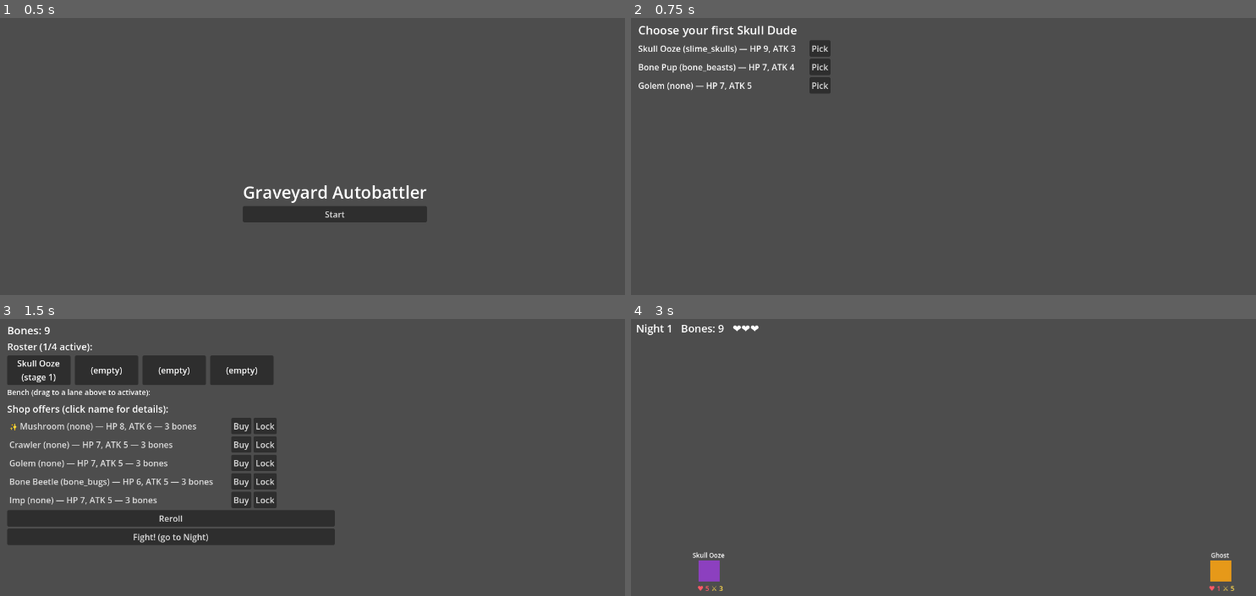
Above: before the commit, frames 1-4 (two rows, left to right).
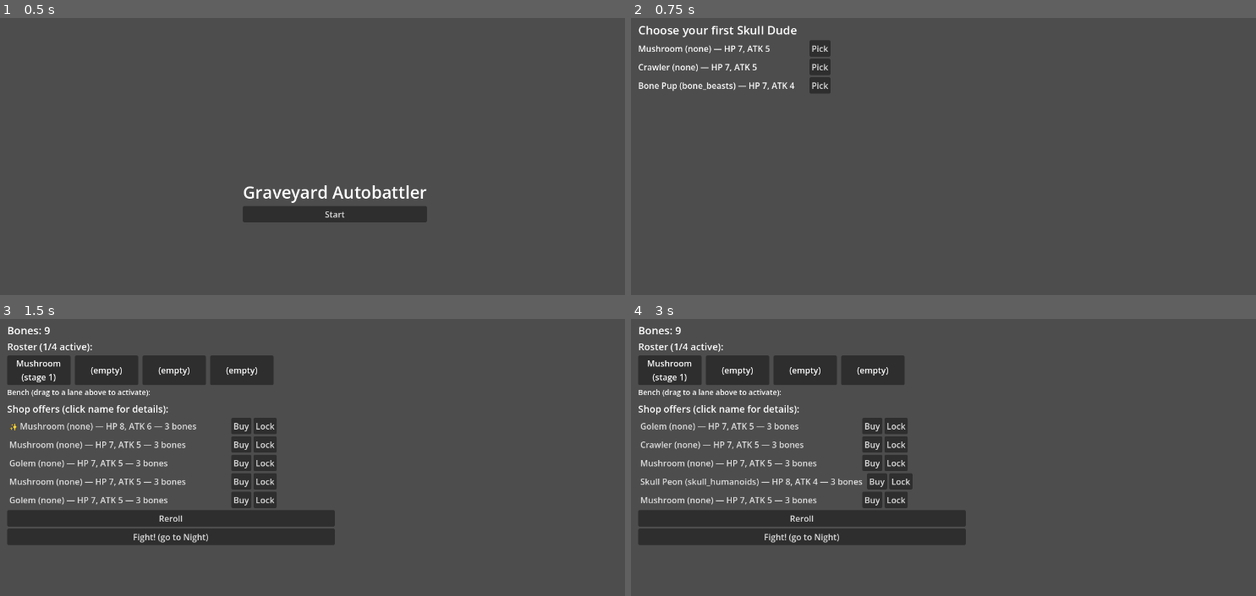
Above: after the commit, the same moments.

Repository: CowInACan44/death-auto-batller
Game: Godot game, scene res://scenes/main_menu/main_menu.tscn
The game is run twice, just before and just after one commit, with the same random seed, the same clock (stepped at 60 frames per second) and the same inputs.
Inputs (mouse positions are in pixels of both pictures, inside the frame that each line leads up to):
- Up to frame 1 (0.5 s): no input
- Up to frame 2 (0.75 s): click "Start" at 0.5 s
- Up to frame 3 (1.5 s): click "Pick" at 1.25 s
- Up to frame 4 (3 s): click "Fight! (go to Night)" at 2 s; click (699, 371) at 2.75 s, where only the run after the commit has a clickable "Continue"

Frame 1 is identical in both runs. In frame 2, 1.0% of the frame differs, in the area x 1-27%, y 9-27%; in frame 3, 1.2%; in frame 4, 15%, in the area x 0-97%, y 1-99%.
Error after the commit: Invalid access to property or key 'stage' on a base object of type 'Nil'. (res://autoload/creature_pool.gd:44)

Commit message:
Add TOP_ENEMY target, implement SUMMON, fill out remaining abilities
Part 1 — TOP_ENEMY: new Ability target that always resolves to whoever
occupies the enemy team's frontmost grave slot (human-facing "slot 1" =
GraveSlot.slot_index 0), regardless of the attacker's own lane. Unlike
FRONT_ENEMY (which dynamically retargets the current frontmost survivor),
this is a fixed-slot lookup — if that literal occupant has already died,
it no-ops rather than falling through to the next slot.

Part 2 — SUMMON is real now: CombatResolver stores the Battle scene's
grave-slot arrays and node reference, and on a SUMMON effect finds up to
`magnitude` empty slots (the dying unit's own vacated slot first, then
any other empty slot on that team) and spawns a real CombatUnit + visual
Unit into each. Fewer empty slots than magnitude just means fewer copies
spawn, per spec.

Also fixed a real bug this surfaced: ON_HIT fired before the death check,
so a self-heal-on-hit effect could pull a unit back above 0 HP right
after it should have died — this is exactly why two Skull Oozes bounced
off each other forever in the last playtest log (heal-to-1 every hit,
neither could ever die). Death is now checked first; a unit that dies
from a hit only gets ON_DEATH, never a last-gasp ON_HIT. GraveSlot also
now clears a stale corpse visual before placing a new occupant, since
SUMMON can place a living unit into a slot that still has an old corpse
lingering as a child from earlier in the same fight.

Also added Ability.scales_with_owned_line_count: when set, the applied
magnitude multiplies by how many living teammates (self included) share
the source's evolution_line — used for Bone Beetle's kill buff scaling
with Bone Bugs-line count instead of staying flat.

Part 3 — content:
- Skull Ooze: abilities cleared (chain ends at the base form)
- Skull Sludge: ON_DEATH SUMMON x2 Skull Ooze
- Skull Abomination: ON_DEATH SUMMON x2 Skull Sludge
  (replaces the old ON_HIT self-heal across all 3 stages)
- Skull Bat (all stages): ON_ATTACK -> TOP_ENEMY -> DAMAGE, 2/4/8
  (was RANDOM_ENEMY, 1/2/3)
- Bone Beetle (all stages): ON_KILL -> ALL_ALLIES -> BUFF_ATTACK, 2/4/8,
  scales_with_owned_line_count = true
- Ghost: ON_DEATH -> RANDOM_ENEMY -> DAMAGE, 8
- Imp: ON_HIT -> SELF -> BUFF_ATTACK, 3
- Golem: ON_ATTACK -> SELF -> BUFF_HP, 3
- Mushroom: ON_DEATH -> ADJACENT_ALLY -> HEAL, 10
- Crawler: left plain, as specified

Note: Skull Peon's line (skull_humanoids ON_DEATH BUFF_HP) was left at
its already-implemented 2/4/6 magnitudes from the stat-rebalance pass
rather than reverted to the 5/12/25 this prompt restated — 12-25 HP of
party-wide healing would dwarf the new ~8-18 HP creature pools. Flagging
this instead of silently picking one.

Co-Authored-By: Claude Sonnet 5 <noreply@anthropic.com>
Claude-Session: https://claude.ai/code/session_01EXjVQiBPskjdWBpGCM6YVL

Diff:
--- a/autoload/round_manager.gd
+++ b/autoload/round_manager.gd
@@ -183,7 +183,7 @@
 		return CombatResolver.Result.DRAW
 
 	var resolver := CombatResolver.new()
-	return await resolver.resolve(_battle.player_grave_slots, _battle.enemy_grave_slots)
+	return await resolver.resolve(_battle.player_grave_slots, _battle.enemy_grave_slots, _battle)
 
 
 func end_battle_phase(player_won: bool) -> void:
--- a/resources/abilities/bone_bugs_on_kill_buff_attack_stage1.tres
+++ b/resources/abilities/bone_bugs_on_kill_buff_attack_stage1.tres
@@ -7,4 +7,5 @@
 trigger = "ON_KILL"
 target = "ALL_ALLIES"
 effect_type = "BUFF_ATTACK"
-magnitude = 1
+magnitude = 2
+scales_with_owned_line_count = true
--- a/resources/abilities/bone_bugs_on_kill_buff_attack_stage2.tres
+++ b/resources/abilities/bone_bugs_on_kill_buff_attack_stage2.tres
@@ -7,4 +7,5 @@
 trigger = "ON_KILL"
 target = "ALL_ALLIES"
 effect_type = "BUFF_ATTACK"
-magnitude = 2
+magnitude = 4
+scales_with_owned_line_count = true
--- a/resources/abilities/bone_bugs_on_kill_buff_attack_stage3.tres
+++ b/resources/abilities/bone_bugs_on_kill_buff_attack_stage3.tres
@@ -7,4 +7,5 @@
 trigger = "ON_KILL"
 target = "ALL_ALLIES"
 effect_type = "BUFF_ATTACK"
-magnitude = 3
+magnitude = 8
+scales_with_owned_line_count = true
--- /dev/null
+++ b/resources/abilities/ghost_on_death_damage.tres
@@ -0,0 +1,10 @@
+[gd_resource type="Resource" script_class="Ability" load_steps=2 format=3]
+
+[ext_resource type="Script" path="res://scripts/resources/ability.gd" id="1_script"]
+
+[resource]
+script = ExtResource("1_script")
+trigger = "ON_DEATH"
+target = "RANDOM_ENEMY"
+effect_type = "DAMAGE"
+magnitude = 8
--- a/resources/abilities/slime_skulls_on_hit_heal_stage1.tres
+++ b/resources/abilities/golem_on_attack_buff_hp.tres
@@ -4,7 +4,7 @@
 
 [resource]
 script = ExtResource("1_script")
-trigger = "ON_HIT"
+trigger = "ON_ATTACK"
 target = "SELF"
-effect_type = "HEAL"
-magnitude = 1
+effect_type = "BUFF_HP"
+magnitude = 3
--- a/resources/abilities/slime_skulls_on_hit_heal_stage2.tres
+++ b/resources/abilities/imp_on_hit_buff_attack.tres
@@ -6,5 +6,5 @@
 script = ExtResource("1_script")
 trigger = "ON_HIT"
 target = "SELF"
-effect_type = "HEAL"
-magnitude = 2
+effect_type = "BUFF_ATTACK"
+magnitude = 3
--- a/resources/abilities/slime_skulls_on_hit_heal_stage3.tres
+++ b/resources/abilities/mushroom_on_death_heal_adjacent.tres
@@ -4,7 +4,7 @@
 
 [resource]
 script = ExtResource("1_script")
-trigger = "ON_HIT"
-target = "SELF"
+trigger = "ON_DEATH"
+target = "ADJACENT_ALLY"
 effect_type = "HEAL"
-magnitude = 3
+magnitude = 10
--- a/resources/abilities/skull_wings_on_attack_damage_stage1.tres
+++ b/resources/abilities/skull_wings_on_attack_damage_stage1.tres
@@ -5,6 +5,6 @@
 [resource]
 script = ExtResource("1_script")
 trigger = "ON_ATTACK"
-target = "RANDOM_ENEMY"
+target = "TOP_ENEMY"
 effect_type = "DAMAGE"
-magnitude = 1
+magnitude = 2
--- a/resources/abilities/skull_wings_on_attack_damage_stage2.tres
+++ b/resources/abilities/skull_wings_on_attack_damage_stage2.tres
@@ -5,6 +5,6 @@
 [resource]
 script = ExtResource("1_script")
 trigger = "ON_ATTACK"
-target = "RANDOM_ENEMY"
+target = "TOP_ENEMY"
 effect_type = "DAMAGE"
-magnitude = 2
+magnitude = 4
--- /dev/null
+++ b/resources/abilities/slime_skulls_on_death_summon_stage2.tres
@@ -0,0 +1,12 @@
+[gd_resource type="Resource" script_class="Ability" load_steps=3 format=3]
+
+[ext_resource type="Script" path="res://scripts/resources/ability.gd" id="1_script"]
+[ext_resource type="Resource" path="res://resources/creatures/slime_skulls/stage_1.tres" id="2_summon"]
+
+[resource]
+script = ExtResource("1_script")
+trigger = "ON_DEATH"
+target = "SELF"
+effect_type = "SUMMON"
+magnitude = 2
+summon_creature = ExtResource("2_summon")
--- /dev/null
+++ b/resources/abilities/slime_skulls_on_death_summon_stage3.tres
@@ -0,0 +1,12 @@
+[gd_resource type="Resource" script_class="Ability" load_steps=3 format=3]
+
+[ext_resource type="Script" path="res://scripts/resources/ability.gd" id="1_script"]
+[ext_resource type="Resource" path="res://resources/creatures/slime_skulls/stage_2.tres" id="2_summon"]
+
+[resource]
+script = ExtResource("1_script")
+trigger = "ON_DEATH"
+target = "SELF"
+effect_type = "SUMMON"
+magnitude = 2
+summon_creature = ExtResource("2_summon")
--- a/resources/creatures/bonus/ghost.tres
+++ b/resources/creatures/bonus/ghost.tres
@@ -1,6 +1,7 @@
-[gd_resource type="Resource" script_class="CreatureData" load_steps=2 format=3]
+[gd_resource type="Resource" script_class="CreatureData" load_steps=3 format=3]
 
 [ext_resource type="Script" path="res://scripts/resources/creature_data.gd" id="1_script"]
+[ext_resource type="Resource" path="res://resources/abilities/ghost_on_death_damage.tres" id="2_ability"]
 
 [resource]
 script = ExtResource("1_script")
@@ -12,3 +13,4 @@
 attack_speed = 1.0
 shop_cost = 3
 bone_value = 1
+abilities = Array[Ability]([ExtResource("2_ability")])
--- a/resources/creatures/bonus/golem.tres
+++ b/resources/creatures/bonus/golem.tres
@@ -1,6 +1,7 @@
-[gd_resource type="Resource" script_class="CreatureData" load_steps=2 format=3]
+[gd_resource type="Resource" script_class="CreatureData" load_steps=3 format=3]
 
 [ext_resource type="Script" path="res://scripts/resources/creature_data.gd" id="1_script"]
+[ext_resource type="Resource" path="res://resources/abilities/golem_on_attack_buff_hp.tres" id="2_ability"]
 
 [resource]
 script = ExtResource("1_script")
@@ -12,3 +13,4 @@
 attack_speed = 1.0
 shop_cost = 3
 bone_value = 1
+abilities = Array[Ability]([ExtResource("2_ability")])
--- a/resources/creatures/bonus/imp.tres
+++ b/resources/creatures/bonus/imp.tres
@@ -1,6 +1,7 @@
-[gd_resource type="Resource" script_class="CreatureData" load_steps=2 format=3]
+[gd_resource type="Resource" script_class="CreatureData" load_steps=3 format=3]
 
 [ext_resource type="Script" path="res://scripts/resources/creature_data.gd" id="1_script"]
+[ext_resource type="Resource" path="res://resources/abilities/imp_on_hit_buff_attack.tres" id="2_ability"]
 
 [resource]
 script = ExtResource("1_script")
@@ -12,3 +13,4 @@
 attack_speed = 1.0
 shop_cost = 3
 bone_value = 1
+abilities = Array[Ability]([ExtResource("2_ability")])
--- a/resources/creatures/bonus/mushroom.tres
+++ b/resources/creatures/bonus/mushroom.tres
@@ -1,6 +1,7 @@
-[gd_resource type="Resource" script_class="CreatureData" load_steps=2 format=3]
+[gd_resource type="Resource" script_class="CreatureData" load_steps=3 format=3]
 
 [ext_resource type="Script" path="res://scripts/resources/creature_data.gd" id="1_script"]
+[ext_resource type="Resource" path="res://resources/abilities/mushroom_on_death_heal_adjacent.tres" id="2_ability"]
 
 [resource]
 script = ExtResource("1_script")
@@ -12,3 +13,4 @@
 attack_speed = 1.0
 shop_cost = 3
 bone_value = 1
+abilities = Array[Ability]([ExtResource("2_ability")])
--- a/resources/creatures/slime_skulls/stage_1.tres
+++ b/resources/creatures/slime_skulls/stage_1.tres
@@ -1,8 +1,7 @@
-[gd_resource type="Resource" script_class="CreatureData" load_steps=4 format=3]
+[gd_resource type="Resource" script_class="CreatureData" load_steps=3 format=3]
 
 [ext_resource type="Script" path="res://scripts/resources/creature_data.gd" id="1_script"]
 [ext_resource type="Resource" path="res://resources/creatures/slime_skulls/stage_2.tres" id="2_next_stage"]
-[ext_resource type="Resource" path="res://resources/abilities/slime_skulls_on_hit_heal_stage1.tres" id="3_ability"]
 
 [resource]
 script = ExtResource("1_script")
@@ -16,4 +15,3 @@
 bone_value = 1
 description = "Less a creature than a haunted puddle with opinions. The skull embedded in its body isn't attached to anything below the neck — nobody's quite sure how it keeps that thing up."
 next_stage = ExtResource("2_next_stage")
-abilities = Array[Ability]([ExtResource("3_ability")])
--- a/resources/creatures/slime_skulls/stage_2.tres
+++ b/resources/creatures/slime_skulls/stage_2.tres
@@ -2,7 +2,7 @@
 
 [ext_resource type="Script" path="res://scripts/resources/creature_data.gd" id="1_script"]
 [ext_resource type="Resource" path="res://resources/creatures/slime_skulls/stage_3.tres" id="2_next_stage"]
-[ext_resource type="Resource" path="res://resources/abilities/slime_skulls_on_hit_heal_stage2.tres" id="3_ability"]
+[ext_resource type="Resource" path="res://resources/abilities/slime_skulls_on_death_summon_stage2.tres" id="3_ability"]
 
 [resource]
 script = ExtResource("1_script")
--- a/resources/creatures/slime_skulls/stage_3.tres
+++ b/resources/creatures/slime_skulls/stage_3.tres
@@ -1,7 +1,7 @@
 [gd_resource type="Resource" script_class="CreatureData" load_steps=3 format=3]
 
 [ext_resource type="Script" path="res://scripts/resources/creature_data.gd" id="1_script"]
-[ext_resource type="Resource" path="res://resources/abilities/slime_skulls_on_hit_heal_stage3.tres" id="2_ability"]
+[ext_resource type="Resource" path="res://resources/abilities/slime_skulls_on_death_summon_stage3.tres" id="2_ability"]
 
 [resource]
 script = ExtResource("1_script")
--- a/scripts/battle/combat_resolver.gd
+++ b/scripts/battle/combat_resolver.gd
@@ -5,8 +5,8 @@
 ## slots and returns the outcome. Each creature attacks whatever's directly
 ## across its lane; if that lane's enemy is dead, it stays idle rather than
 ## retargeting. A creature's abilities (see Ability) fire on ON_ATTACK,
-## ON_HIT, ON_KILL, and ON_DEATH. DAMAGE, BUFF_ATTACK, HEAL, and BUFF_HP
-## all resolve — SUMMON is still stubbed as a no-op (no creature uses it yet).
+## ON_HIT, ON_KILL, and ON_DEATH — DAMAGE, BUFF_ATTACK, HEAL, BUFF_HP, and
+## SUMMON all resolve.
 ##
 ## A full wipe of either side ends combat immediately with a clean win/loss.
 ## If MAX_TIME runs out with survivors on both sides, the side with more
@@ -21,6 +21,14 @@
 ## scene can actually see HP tick down instead of the whole fight
 ## resolving within a single engine frame. Tune freely.
 const ATTACK_DELAY := 0.3
+const UNIT_SCENE := preload("res://scenes/unit/unit.tscn")
+
+## "Slot 1" in human-facing terms (the frontmost grave slot) is
+## GraveSlot.slot_index 0 in code — TOP_ENEMY always targets whoever
+## currently occupies that literal slot, regardless of the attacker's own
+## lane, and simply no-ops if that slot's original occupant has already
+## died (no fallback to the next slot, at least for now).
+const TOP_ENEMY_LANE_INDEX := 0
 
 ## Per-battle combat state for one creature. Wraps a CreatureData instead
 ## of mutating it directly, since the same CreatureData resource is shared
@@ -52,8 +60,18 @@
 var enemy_units: Array[CombatUnit] = []
 var log_lines: Array[String] = []
 
-
-func resolve(player_slots: Array[GraveSlot], enemy_slots: Array[GraveSlot]) -> Result:
+var player_slots: Array[GraveSlot] = []
+var enemy_slots: Array[GraveSlot] = []
+## The Battle scene, so a SUMMON effect can instantiate and add a real
+## visual Unit node, not just internal combat state. Null is tolerated
+## (summoned units just go visual-less) so this stays testable headless.
+var _battle_node: Node = null
+
+
+func resolve(p_player_slots: Array[GraveSlot], p_enemy_slots: Array[GraveSlot], battle_node: Node = null) -> Result:
+	player_slots = p_player_slots
+	enemy_slots = p_enemy_slots
+	_battle_node = battle_node
 	player_units = _build_units(player_slots, GraveSlot.Team.PLAYER)
 	enemy_units = _build_units(enemy_slots, GraveSlot.Team.ENEMY)
 	_log_unmatched_lanes()
@@ -226,10 +244,14 @@
 	])
 	_refresh_display(target)
 
-	_fire_trigger(target, "ON_HIT", {"attacker": attacker})
-
+	# Death is checked before ON_HIT fires (not after) so a self-heal or
+	# other HP-restoring ON_HIT effect can't pull a unit back above 0 once
+	# it's already been struck down — a unit that died from this hit only
+	# gets its ON_DEATH abilities, never a last-gasp ON_HIT one.
 	if target.current_hp <= 0:
 		_kill(target, attacker)
+	else:
+		_fire_trigger(target, "ON_HIT", {"attacker": attacker})
 
 
 func _kill(target: CombatUnit, killer: CombatUnit) -> void:
@@ -303,18 +325,48 @@
 				front_candidates.sort_custom(func(a, b): return a.lane_index < b.lane_index)
 				result.append(front_candidates[0])
 
+		"TOP_ENEMY":
+			# Fixed slot, not the dynamically-retargeting FRONT_ENEMY — if
+			# whoever started in that slot has died, this just no-ops.
+			for enemy in _team_units(_other_team(unit.team)):
+				if enemy.lane_index == TOP_ENEMY_LANE_INDEX and enemy.alive:
+					result.append(enemy)
+					break
+
 	return result
 
 
+## Flat by default; if ability.scales_with_owned_line_count is set, the
+## magnitude is multiplied by how many of source's living teammates
+## (source included) share its evolution_line.
+func _effective_magnitude(source: CombatUnit, ability: Ability) -> int:
+	if not ability.scales_with_owned_line_count:
+		return ability.magnitude
+	return ability.magnitude * _count_line_members(source)
+
+
+func _count_line_members(source: CombatUnit) -> int:
+	var line := source.creature_data.evolution_line
+	if line == "none":
+		return 1
+	var count := 0
+	for unit in _team_units(source.team):
+		if unit.alive and unit.creature_data.evolution_line == line:
+			count += 1
+	return count
+
+
 func _apply_ability_effect(source: CombatUnit, ability: Ability, targets: Array[CombatUnit]) -> void:
+	var magnitude := _effective_magnitude(source, ability)
+
 	match ability.effect_type:
 		"DAMAGE":
 			for target in targets:
 				if not target.alive:
 					continue
-				target.current_hp = max(target.current_hp - ability.magnitude, 0)
+				target.current_hp = max(target.current_hp - magnitude, 0)
 				_log("%s's ability deals %d damage to %s. %s HP: %d/%d" % [
-					_name(source), ability.magnitude, _name(target),
+					_name(source), magnitude, _name(target),
 					_name(target), target.current_hp, target.max_hp,
 				])
 				_refresh_display(target)
@@ -325,7 +377,7 @@
 			for target in targets:
 				if not target.alive:
 					continue
-				target.current_attack += ability.magnitude
+				target.current_attack += magnitude
 				_log("%s's ability triggers: %s attack buffed to %d" % [
 					_name(source), _name(target), target.current_attack,
 				])
@@ -335,9 +387,9 @@
 			for target in targets:
 				if not target.alive:
 					continue
-				target.current_hp = min(target.current_hp + ability.magnitude, target.max_hp)
+				target.current_hp = min(target.current_hp + magnitude, target.max_hp)
 				_log("%s's ability heals %s for %d. %s HP: %d/%d" % [
-					_name(source), _name(target), ability.magnitude,
+					_name(source), _name(target), magnitude,
 					_name(target), target.current_hp, target.max_hp,
 				])
 				_refresh_display(target)
@@ -346,15 +398,67 @@
 			for target in targets:
 				if not target.alive:
 					continue
-				target.max_hp += ability.magnitude
-				target.current_hp += ability.magnitude
+				target.max_hp += magnitude
+				target.current_hp += magnitude
 				_log("%s's ability triggers: %s HP buffed — now %d/%d" % [
 					_name(source), _name(target), target.current_hp, target.max_hp,
 				])
 				_refresh_display(target)
 
 		"SUMMON":
-			pass # not implemented yet — no creature currently uses this
+			if ability.summon_creature == null or magnitude <= 0:
+				return
+			var empty_slots := _find_empty_slots(source.team, source.slot, magnitude)
+			if empty_slots.is_empty():
+				_log("%s's ability tries to summon %s, but there's no room." % [
+					_name(source), ability.summon_creature.creature_name,
+				])
+				return
+			for slot in empty_slots:
+				_spawn_unit(ability.summon_creature, slot, source.team)
+
+
+func _slots_for_team(team: GraveSlot.Team) -> Array[GraveSlot]:
+	return player_slots if team == GraveSlot.Team.PLAYER else enemy_slots
+
+
+## Picks up to `count` empty slots for a SUMMON effect: the dying unit's
+## own slot first (already vacated by _kill() before ON_DEATH fires), then
+## any other empty slot on that team in ascending lane order. Fewer empty
+## slots than `count` just means fewer copies spawn — never errors.
+func _find_empty_slots(team: GraveSlot.Team, priority_slot: GraveSlot, count: int) -> Array[GraveSlot]:
+	var result: Array[GraveSlot] = []
+	if priority_slot != null and priority_slot.is_empty():
+		result.append(priority_slot)
+
+	var sorted_slots := _slots_for_team(team).duplicate()
+	sorted_slots.sort_custom(func(a, b): return a.slot_index < b.slot_index)
+	for slot in sorted_slots:
+		if result.size() >= count:
+			break
+		if slot == priority_slot:
+			continue
+		if slot.is_empty():
+			result.append(slot)
+
+	return result
+
+
+## Adds a brand-new CombatUnit to the fight — never shiny (a fresh summon,
+## not a copy of whatever the parent was) — and gives it a real visual
+## Unit node in the vacated slot if a Battle scene is registered.
+func _spawn_unit(creature_data: CreatureData, slot: GraveSlot, team: GraveSlot.Team) -> void:
+	var new_unit := CombatUnit.new(creature_data, false, slot, team, slot.slot_index)
+	_team_units(team).append(new_unit)
+
+	if _battle_node:
+		var visual: Unit = UNIT_SCENE.instantiate()
+		visual.creature_data = creature_data
+		visual.is_shiny = false
+		_battle_node.add_child(visual)
+		slot.place_unit(visual)
+
+	_log("%s summons %s into lane %d!" % [_team_tag(team), creature_data.creature_name, slot.slot_index])
 
 
 func _log(text: String) -> void:
--- a/scripts/battle/grave_slot.gd
+++ b/scripts/battle/grave_slot.gd
@@ -14,6 +14,7 @@
 
 
 func place_unit(unit: Unit) -> void:
+	_clear_stale_occupant_visuals()
 	occupant = unit
 	unit.reparent(self)
 	unit.position = Vector2.ZERO
@@ -23,3 +24,14 @@
 	if occupant:
 		occupant.die()
 	occupant = null
+
+
+## clear() keeps a dead unit's corpse visible (queue_free() would erase it
+## immediately) so it reads correctly after a normal death. But a SUMMON
+## effect can place a brand-new living unit into that same slot within the
+## same fight — without this, the old corpse would still be sitting here
+## as a leftover child, visually overlapping the new arrival.
+func _clear_stale_occupant_visuals() -> void:
+	for child in get_children():
+		if child is Unit:
+			child.queue_free()
--- a/scripts/resources/ability.gd
+++ b/scripts/resources/ability.gd
@@ -4,14 +4,21 @@
 @export_enum("ON_ATTACK", "ON_HIT", "ON_KILL", "ON_DEATH")
 var trigger: String = "ON_ATTACK"
 
-@export_enum("SELF", "ADJACENT_ALLY", "ALL_ALLIES", "TARGETED_ENEMY", "RANDOM_ENEMY", "FRONT_ENEMY")
+@export_enum("SELF", "ADJACENT_ALLY", "ALL_ALLIES", "TARGETED_ENEMY", "RANDOM_ENEMY", "FRONT_ENEMY", "TOP_ENEMY")
 var target: String = "SELF"
 
 @export_enum("DAMAGE", "HEAL", "BUFF_ATTACK", "BUFF_HP", "SUMMON")
 var effect_type: String = "DAMAGE"
 
-## How much damage/heal/buff this ability applies.
+## How much damage/heal/buff this ability applies, or how many copies to
+## summon when effect_type == SUMMON.
 @export var magnitude: int = 0
+
+## When true, the applied magnitude is multiplied by how many of the
+## source's living teammates (itself included) share its evolution_line —
+## e.g. Bone Beetle's on-kill buff scales with how many Bone Bugs-line
+## creatures are still on the team, instead of staying flat.
+@export var scales_with_owned_line_count: bool = false
 
 ## Only used when effect_type == SUMMON, null otherwise.
 @export var summon_creature: CreatureData
